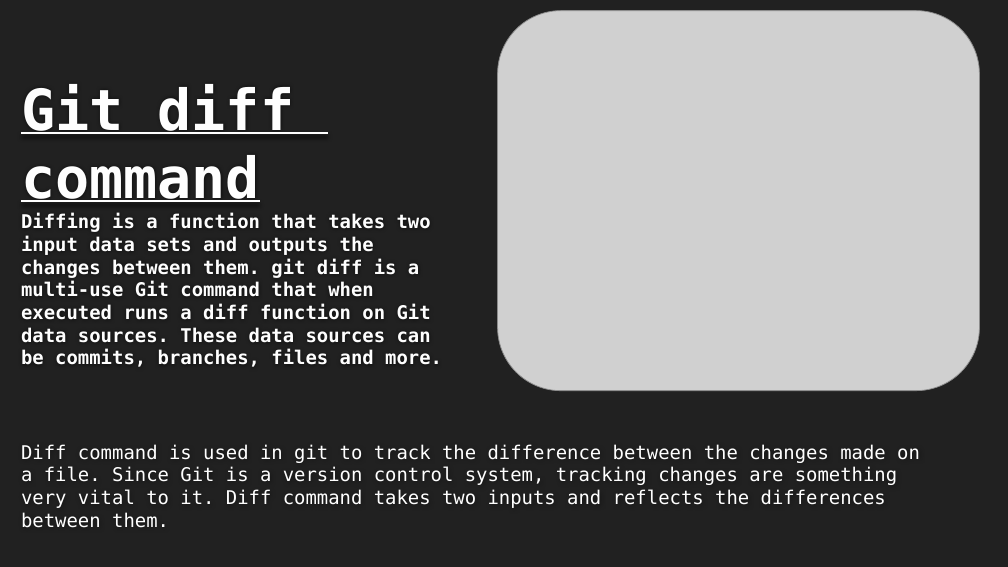
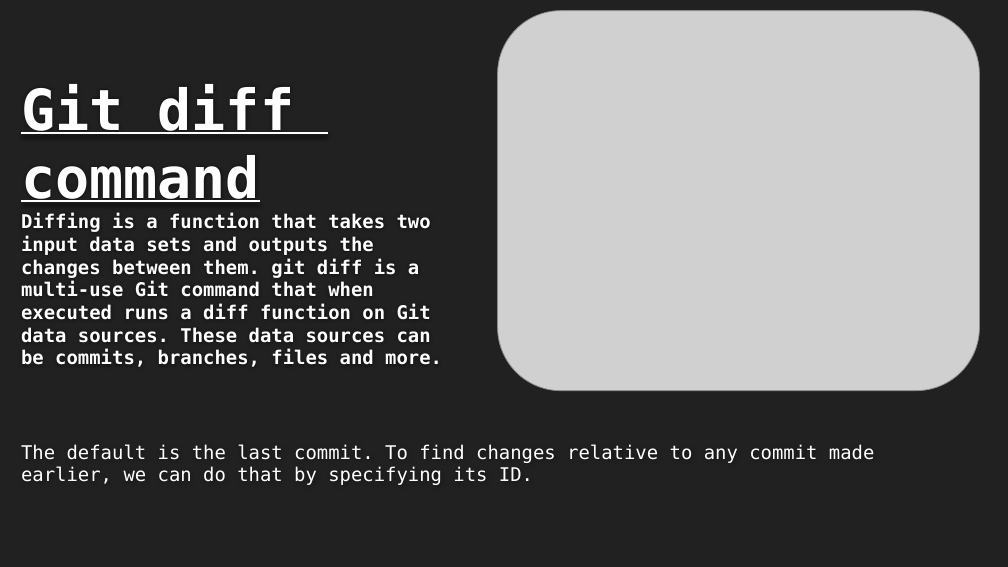
Before and after one commit to Amor-codes/KOSStask, a slide deck: slide 9 of KOSS.pptx. Drawn at 1008x567 pixels with LibreOffice and Linux fonts; fonts in the diff are those of the drawing; grey boxes stand for pictures; background and template pictures are left out. Boxes give left, top, right and bottom in pixels: in the first picture for what was removed or moved away, otherwise in the second. Text is boxed around its words. In the diff, an @@ line names an element or a change of style, - is before the commit and + after.

```diff
--- a/KOSS.pptx
+++ b/KOSS.pptx
@@ subtitle at box(21, 444, 875, 485): text changed @@
-Diff command is used in git to track the difference between the changes made on a file. Since Git is a version control system, tracking changes are something very vital to it. Diff command takes two inputs and reflects the differences between them.
+The default is the last commit. To find changes relative to any commit made earlier, we can do that by specifying its ID.
```
Also in this commit, not shown: 10 other slides changed.
